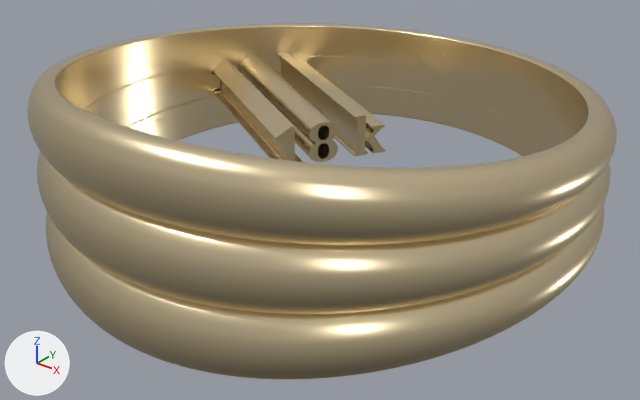
Before and after pictures for a commit that changed the glTF model public/anillo3.glb.
One viewpoint serves both versions: a 50 mm camera at (19.07, -24.05, 12.62) aimed at (0.45, -0.77, -1.82). Arrows for +X, +Y and +Z are at lower left; the lights stay in place. The picture after the commit comes second. Vertices at exactly the same position are counted once.

In view in the first picture: 'RingAurea'.
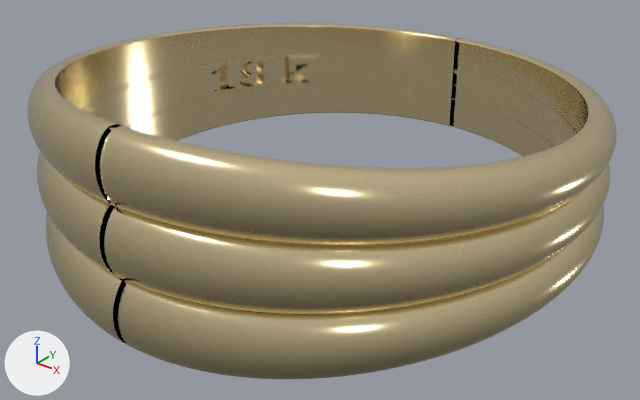
Location of each change, [x1, y1, x2, y2] in pixels of the pictures (640 x 400 px):
'RingAurea', surface changed, reshaped
    both: [28, 23, 617, 379]
part 1 of me_ringaurea, deleted (beige)
    before: [213, 60, 303, 162]
part 2 of me_ringaurea, cut back
    before: [240, 53, 385, 162]
    after: [244, 57, 302, 83]

What the commit changed:
In material 'Gold' (mat_gold), roughness goes from 0.28 to 0.18.
me_ringaurea is used by ob_ringaurea; location (0.0, 0.0, 0.0).
me_ringaurea had 24187 vertices, 48370 faces and spanned x -10.2..10.2, y -10.2..10.2, z -3.7..3.7.
me_ringaurea now has 23476 vertices, 46952 faces and spans x -10.2..10.2, y -10.2..10.2, z -3.7..3.7.
me_ringaurea part 1: the loose piece of 116 vertices spanning x -8.9..-0.6, y -1.4..4.1, z -0.7..0.8 is deleted.
me_ringaurea part 2: 14 vertices moved within x -8.2..-6.9, y 4.6..6.5, z -0.6..0.5; 595 vertices removed from x -8.4..1.1, y -0.3..6.9, z -0.8..0.9.
